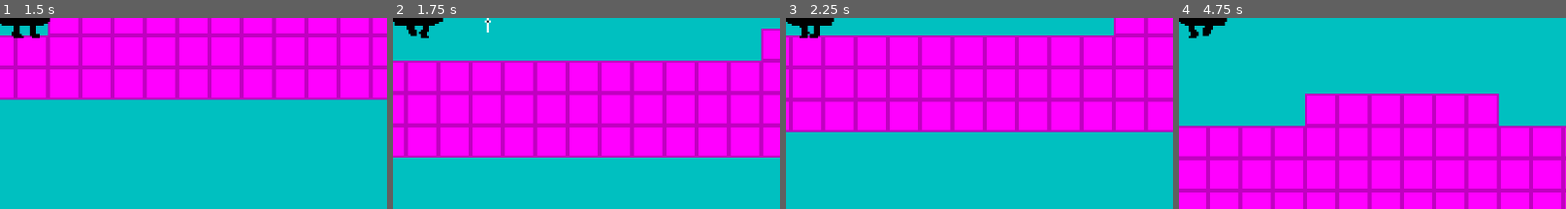
Above: before the commit, frames 1-4 (left to right).
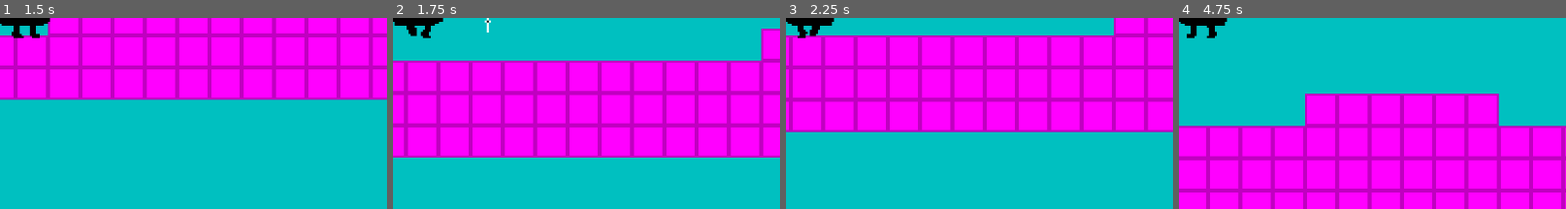
Above: after the commit, the same moments.

Repository: Aleksa2309/Analogue_Escape
Game: Godot game, scene res://Scenes/game.tscn
Two runs of this game, one before a commit and one after it. Both use one fixed random seed, a clock stepped at 60 frames per second and the inputs below.
Inputs:
- Up to frame 1 (1.5 s): hold Right (move_right) from 0.53 s (still down); tap Up (jump) at 0.77 s
- Up to frame 2 (1.75 s): keep holding Right (move_right); tap Up (jump) at 1.52 s
- Up to frame 3 (2.25 s): release Right (move_right) at 2.03 s; hold Left (move_left) from 2.03 s (still down)
- Up to frame 4 (4.75 s): release Left (move_left) at 2.78 s; hold Right (move_right) 2.78-4.28 s; tap Up (jump) at 3.02, 3.77, 4.52 s; hold Left (move_left) from 4.28 s (still down)
The pictures show only the part of the screen within x 47-97%, y 45-95%; the shares and areas given below are measured in that part.

Frame 1 is identical in both runs. In frame 2, 0.1% of the frame differs, in the area x 5-10%, y 4-11%; in frame 3, 0.2%; in frame 4, 0.3%, in the area x 2-10%, y 4-11%.

Commit message:
skoro uspeo

Diff:
--- a/Scripts/player.gd
+++ b/Scripts/player.gd
@@ -8,8 +8,10 @@
 # Get the gravity from the project settings to be synced with RigidBody nodes.
 var gravity = ProjectSettings.get_setting("physics/2d/default_gravity")
 var prevVelocity: Vector2 = Vector2.ZERO
+var prevDirection: float = 0
 var checkVelocity_x: float = 0
-var prevDirection: int = 0
+var direction: float = 0
+var checkStart: bool = false
 
 @onready var idle_timer = $idle_timer
 @onready var sprite_2d = $Sprite2D
@@ -35,9 +37,12 @@
 
 
 	#Set the input direction
-	var direction = Input.get_axis("move_left", "move_right")
+	direction = Input.get_axis("move_left", "move_right")
+	if checkStart == false:
+		prevDirection = direction
+	checkStart = true
 
-	#Flip the sprite
+		#Flip the sprite
 	if direction > 0:
 		sprite_2d.flip_h = false
 	elif direction < 0:
@@ -73,58 +78,48 @@
 func update_animation_parameters():
 
 	if checkVelocity_x == 0:
-		if state_machine.get_current_node() == &"move":
+		if state_machine.get_current_node() == &"move" and prevDirection == direction:
 			animation_tree["parameters/conditions/move_end"] = true
 			animation_tree["parameters/conditions/idle"] = false
 			animation_tree["parameters/conditions/move_start"] = false
 			animation_tree["parameters/conditions/is_moving"] = false
 			print(state_machine.get_current_node())
 
-		if state_machine.get_current_node() == &"move_end":
+		elif state_machine.get_current_node() == &"move_end" and prevDirection == direction:
 			animation_tree["parameters/conditions/move_end"] = false
 			animation_tree["parameters/conditions/idle"] = true
 			animation_tree["parameters/conditions/move_start"] = false
 			animation_tree["parameters/conditions/is_moving"] = false
 			print(state_machine.get_current_node() + "0 ")
+			checkStart = false
 
-		if state_machine.get_current_node() == &"move_start":
+		elif state_machine.get_current_node() == &"move_start" and prevDirection == direction:
 			animation_tree["parameters/conditions/move_end"] = true
 			animation_tree["parameters/conditions/idle"] = false
 			animation_tree["parameters/conditions/move_start"] = false
 			animation_tree["parameters/conditions/is_moving"] = false
 			print(state_machine.get_current_node() + "0 ")
 
-		if state_machine.get_current_node() == &"idle":
-			animation_tree["parameters/conditions/move_end"] = false
-			animation_tree["parameters/conditions/idle"] = true
-			animation_tree["parameters/conditions/move_start"] = false
-			animation_tree["parameters/conditions/is_moving"] = false
-			print(state_machine.get_current_node() + "0 ")
 	else:
-		if state_machine.get_current_node() == &"idle":
+		if state_machine.get_current_node() == &"idle" and prevDirection == direction:
 			animation_tree["parameters/conditions/move_end"] = false
 			animation_tree["parameters/conditions/idle"] = false
 			animation_tree["parameters/conditions/move_start"] = true
 			animation_tree["parameters/conditions/is_moving"] = false
 			print(state_machine.get_current_node() + "1 ")
 
-		if state_machine.get_current_node() == &"move_end":
+		elif  state_machine.get_current_node() == &"move_end" and prevDirection == direction:
 			animation_tree["parameters/conditions/move_end"] = false
 			animation_tree["parameters/conditions/idle"] = false
 			animation_tree["parameters/conditions/move_start"] = true
 			animation_tree["parameters/conditions/is_moving"] = false
 			print(state_machine.get_current_node() + "1 ")
 
-		if state_machine.get_current_node() == &"move_start":
+		elif state_machine.get_current_node() == &"move_start" and prevDirection == direction:
 			animation_tree["parameters/conditions/move_end"] = false
 			animation_tree["parameters/conditions/idle"] = false
 			animation_tree["parameters/conditions/move_start"] = false
 			animation_tree["parameters/conditions/is_moving"] = true
 			print(state_machine.get_current_node() + "1 ")
 
-		if state_machine.get_current_node() == &"move":
-			animation_tree["parameters/conditions/move_end"] = false
-			animation_tree["parameters/conditions/idle"] = false
-			animation_tree["parameters/conditions/move_start"] = false
-			animation_tree["parameters/conditions/is_moving"] = true
-			print(state_machine.get_current_node() + "1 ")
+	prevDirection = direction
